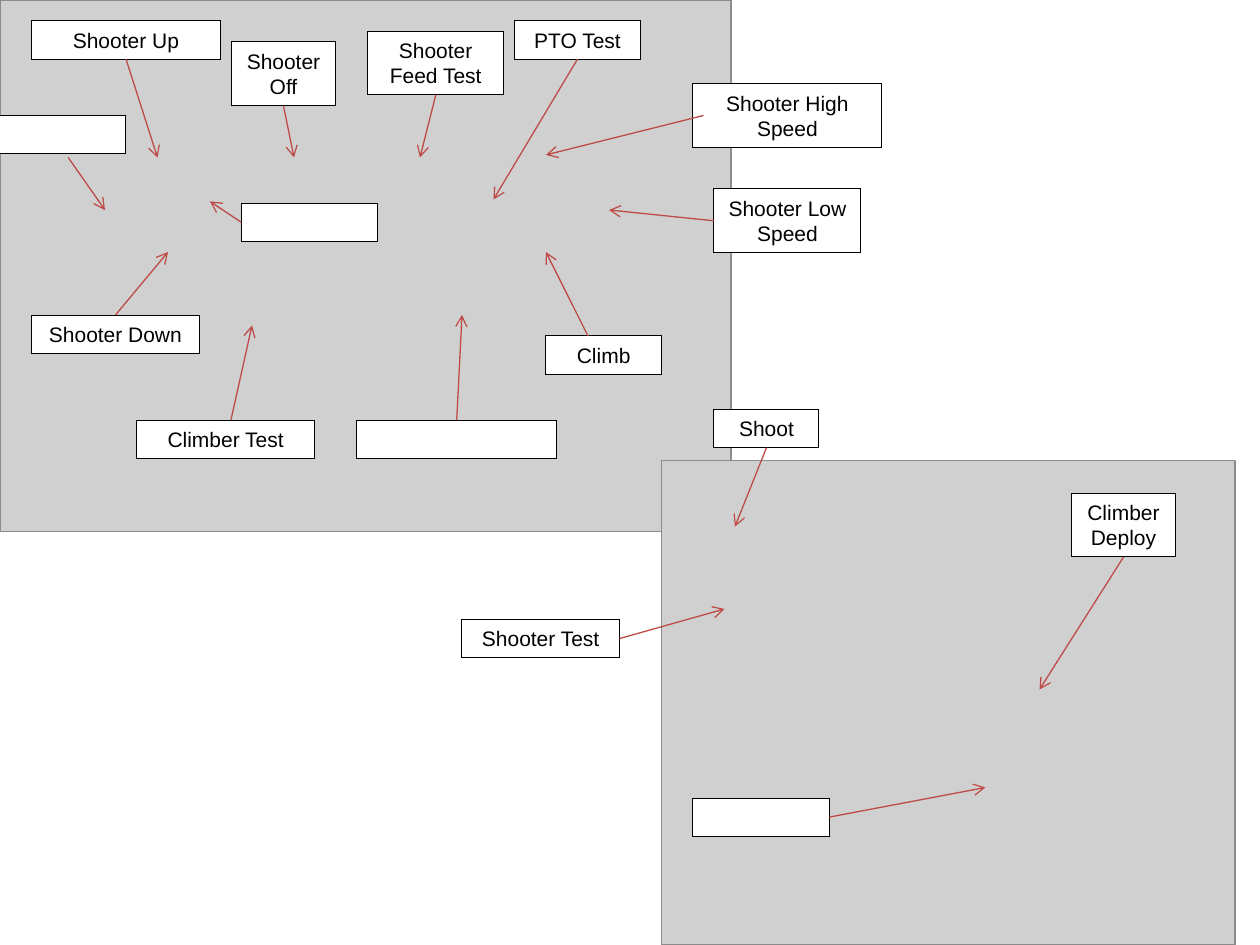
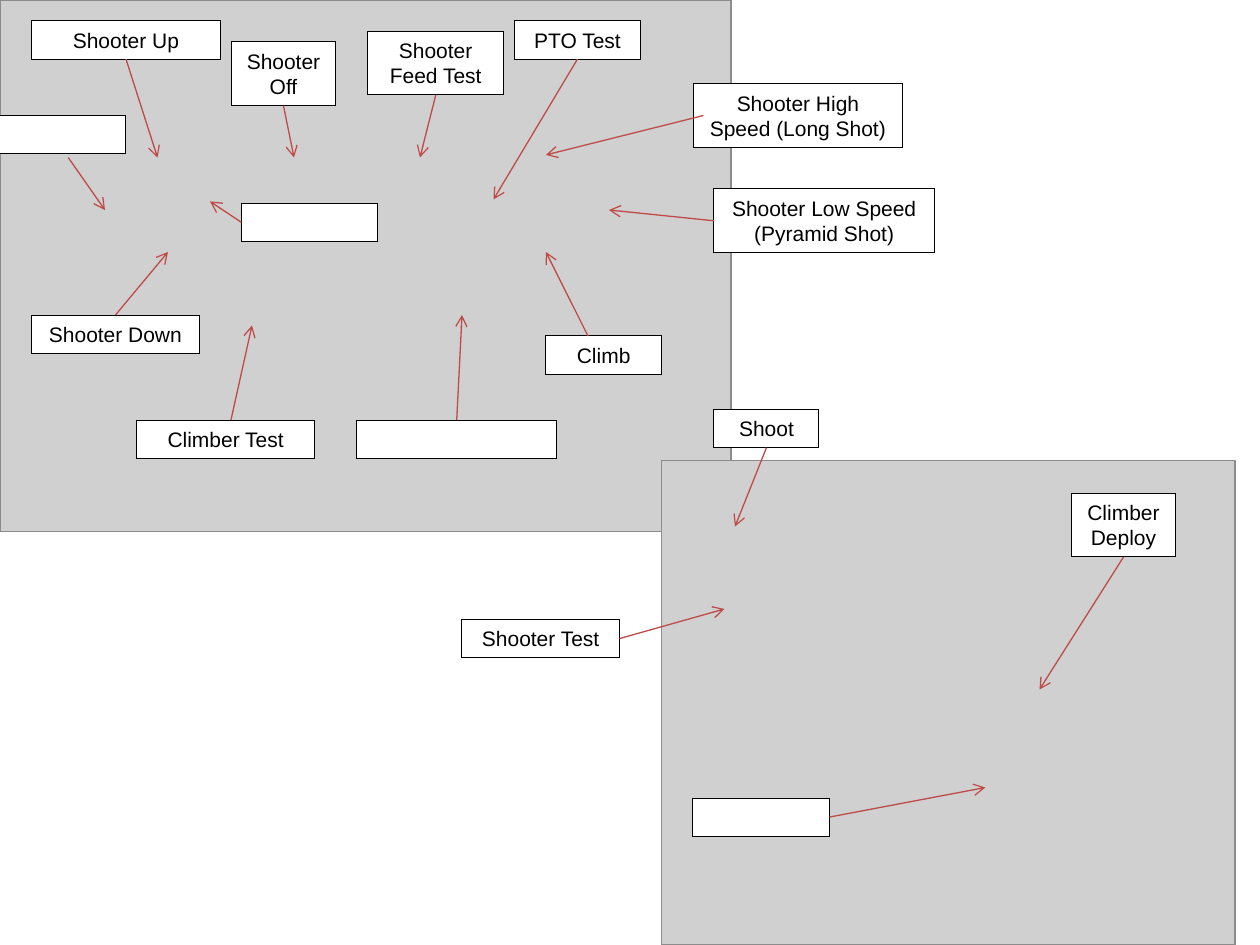
Before and after one commit to BobcatRobotics-Archive/2013, a slide deck: slide 1 of ControllerLayout.pptx. Drawn at 1260x945 pixels with LibreOffice and Linux fonts; fonts in the diff are those of the drawing; grey boxes stand for pictures. Boxes give left, top, right and bottom in pixels: in the first picture for what was removed or moved away, otherwise in the second. Text is boxed around its words. In the diff, an @@ line names an element or a change of style, - is before the commit and + after.

Commit message:
Changes to shooter code to account for new elevation modes

```diff
--- a/ControllerLayout.pptx
+++ b/ControllerLayout.pptx
@@ rectangle "Shooter High Speed (Long Shot)": place and size @@
-rectangle "Shooter High Speed (Long Shot)" at [693, 84, 882, 147]
+rectangle "Shooter High Speed (Long Shot)" at [693, 84, 903, 147]
@@ text in rectangle at [710, 95, 886, 140]: text changed @@
-Shooter High Speed
+Shooter High Speed (Long Shot)
@@ rectangle "Shooter Low Speed (Pyramid Shot)": place and size @@
-rectangle "Shooter Low Speed (Pyramid Shot)" at [714, 189, 862, 252]
+rectangle "Shooter Low Speed (Pyramid Shot)" at [714, 189, 935, 252]
@@ text in rectangle at [732, 200, 917, 245]: text changed @@
-Shooter Low Speed
+Shooter Low Speed (Pyramid Shot)
```
Also in this commit, not shown: 5 other files.
